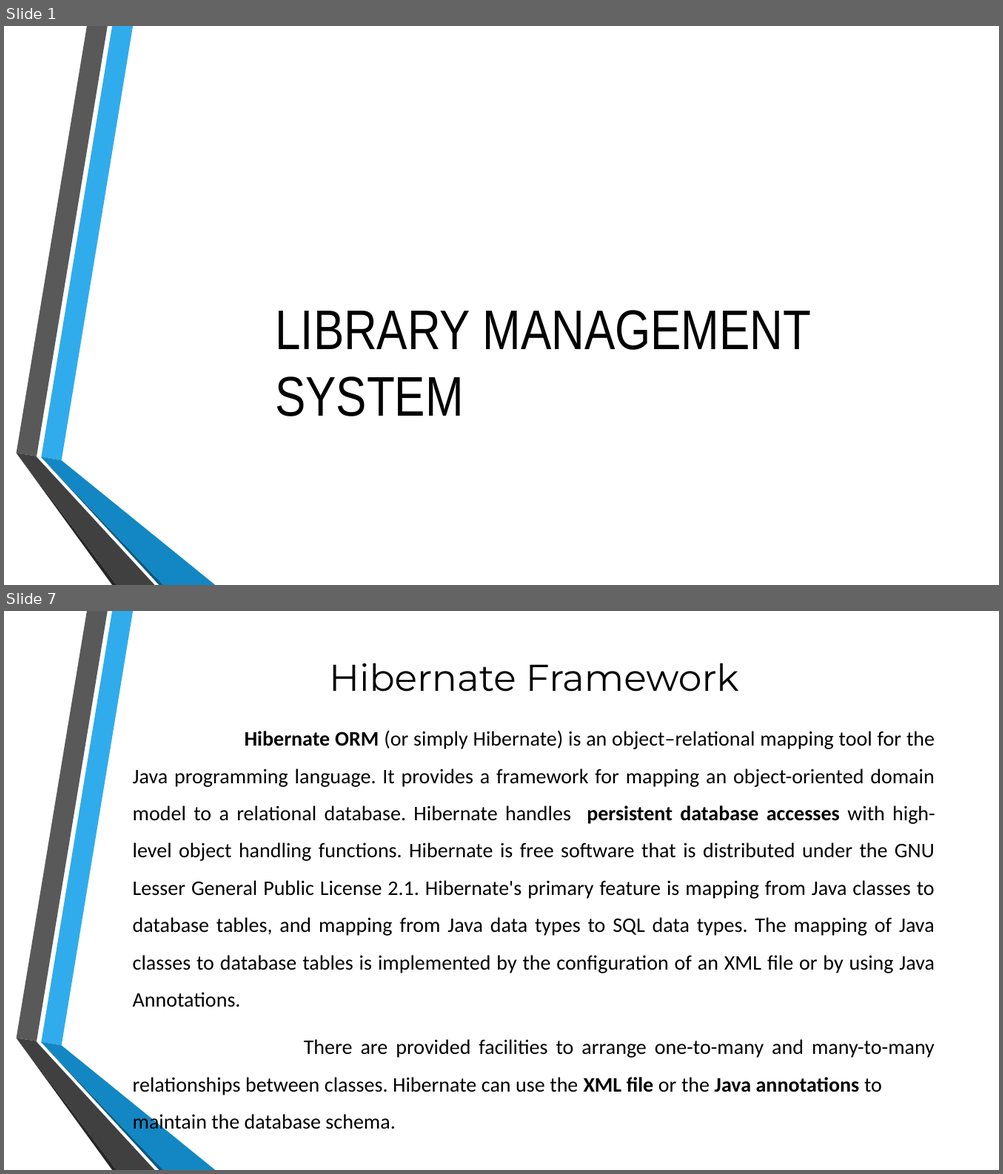
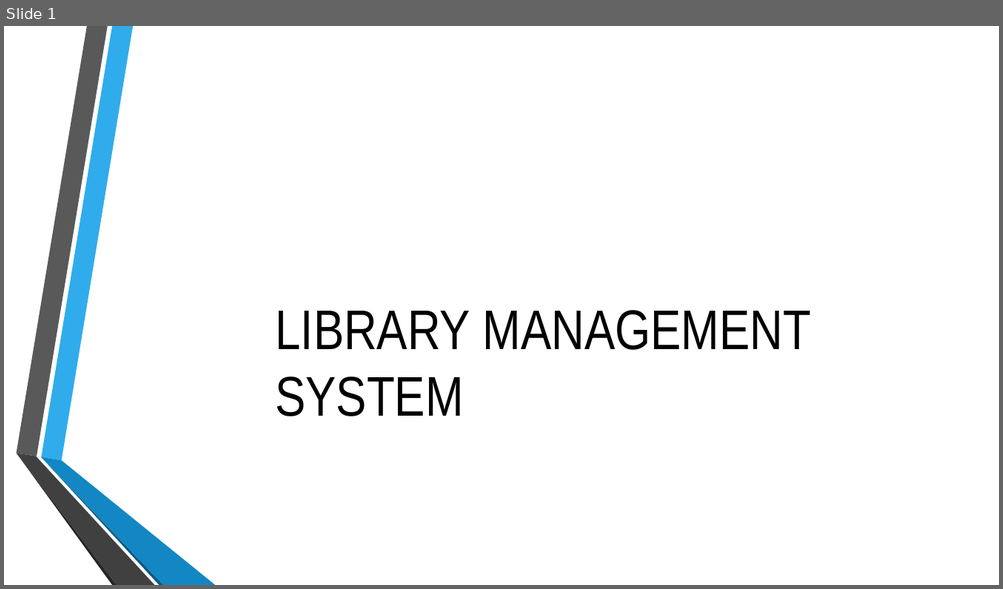
Before and after one commit to Vruchi0321/Hibernate_Project, a slide deck: LMS.pptx. Shown one above the other, each under a label of ours: slides 1 and 7 before the commit, slide 1 after it; the slides between them are not shown. The pictures are 1003x1174 and 1003x589 pixels, drawn with LibreOffice and Linux fonts; fonts in the diff are those of the drawing; background and template pictures are left out. Boxes give left, top, right and bottom in pixels: in the first picture for what was removed or moved away, otherwise in the second. Text is boxed around its words. In the diff, an @@ line names an element or a change of style, - is before the commit and + after.

```diff
--- a/LMS.pptx
+++ b/LMS.pptx
@@ slide 7 removed at [4, 611, 999, 1170], background picture (left out); not listed: 6 template elements that a slide beside it also shows @@
@@ title removed at [329, 663, 739, 692] @@
-Hibernate Framework
@@ text removed at [133, 730, 935, 1134] @@
-Hibernate ORM (or simply Hibernate) is an object–relational mapping tool for the Java programming language. It provides a framework for mapping an object-oriented domain model to a relational database. Hibernate handles persistent database accesses with high-level object handling functions. Hibernate is free software that is distributed under the GNU Lesser General Public License 2.1. Hibernate's primary feature is mapping from Java classes to database tables, and mapping from Java data types to SQL data types. The mapping of Java classes to database tables is implemented by the configuration of an XML file or by using Java Annotations.
-There are provided facilities to arrange one-to-many and many-to-many relationships between classes. Hibernate can use the XML file or the Java annotations to maintain the database schema.
```
Also in this commit, not shown: 3 slides changed, 6 slides added, 8 other slides removed.
